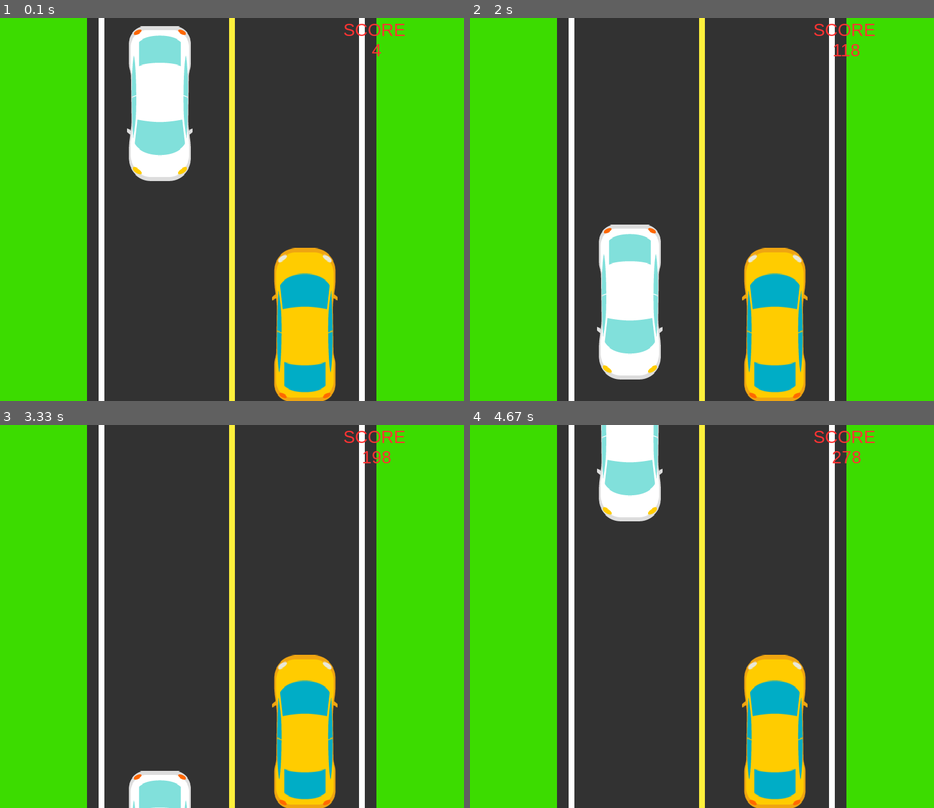
Above: before the commit, frames 1-4 (two rows, left to right).
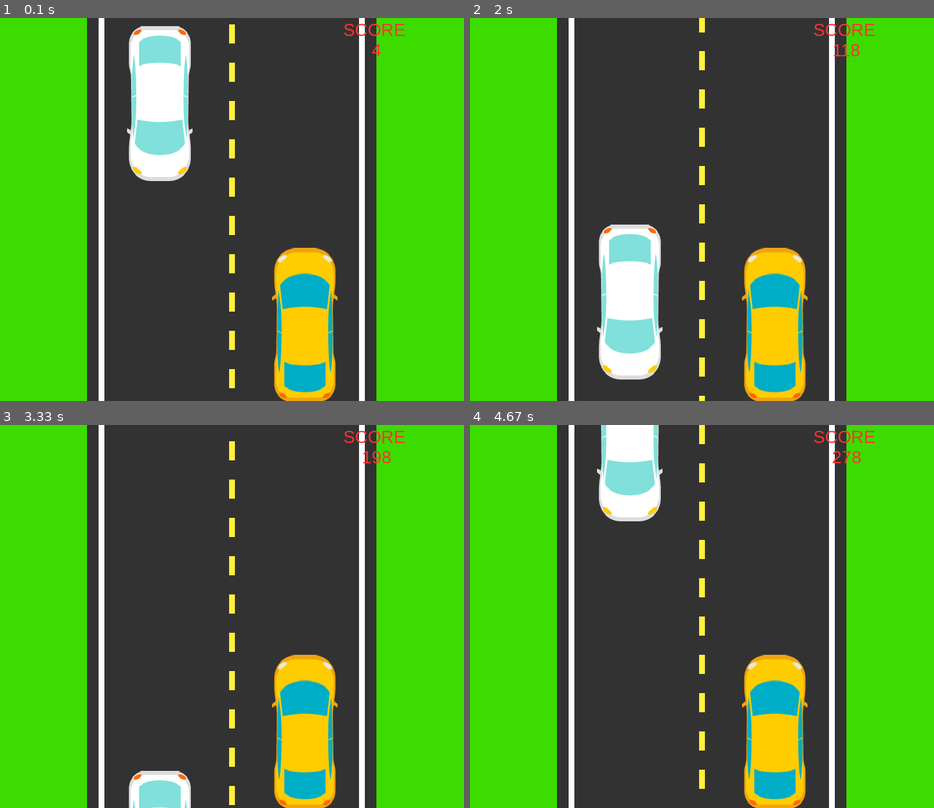
Above: after the commit, the same moments.

Repository: abidurrahman11/Pygame-Racing-Car
Game: pygame game, started from cargame.py
Two runs of this game, one before a commit and one after it. Both use one fixed random seed, a clock stepped at 60 frames per second and the inputs below.
Inputs:
- Up to frame 1 (0.1 s): no input
- Up to frame 2 (2 s): tap A at 0.33 s; hold Right 0.67-1.13 s; hold Right 1.17-1.63 s; hold Right from 1.67 s (still down)
- Up to frame 3 (3.33 s): release Right at 2.2 s; hold Right 2.23-2.63 s; hold Right 2.67-3.3 s
- Up to frame 4 (4.67 s): hold Right 3.33-3.8 s; hold Right 3.83-4.3 s; hold Right from 4.33 s (still down)

The runs differ from the first frame. In frame 1, 0.6% of the frame differs, in the area x 49-51%, y 0-100%; in frame 2, 0.6%; in frame 3, 0.6%; in frame 4, 0.6%.

Commit message:
added movement of yellow line

Diff:
--- a/cargame.py
+++ b/cargame.py
@@ -2,7 +2,9 @@
 import random
 from sys import exit as sys_exit
 
-# TO DO: Add sound effect, trees graphics
+# TODO: Add sound effect, trees graphics
+# TODO: Make the movement of the dashed line
+#       dependent on the speed of the car
 
 pygame.init()
 
@@ -10,7 +12,7 @@
 
 
 class Game:
-    FPS = 60
+    FPS = 60  # set also game speed, the higher the value the faster the game
 
     def __init__(self):
         self.SCREEN_WIDTH, self.SCREEN_HEIGHT = 800, 660
@@ -22,10 +24,16 @@
         self.car_lane = "R"
         self.car2_lane = "L"
 
+        self.GRASS_COLOR = (60, 220, 0)
+        self.DARK_ROAD_COLOR = (50, 50, 50)
+        self.YELLOW_LINE_COLOR = (255, 240, 60)
+        self.WHITE_LINE_COLOR = (255, 255, 255)
+
         self.score = 0
         self.level = 0
 
         self.CLOCK = pygame.time.Clock()
+        self.event_updater_counter = 0  # for moving dashed line on the road
 
         self.SCREEN = pygame.display.set_mode(
             (self.SCREEN_WIDTH, self.SCREEN_HEIGHT), pygame.RESIZABLE
@@ -76,6 +84,12 @@
     def main_loop(self):
         while True:
             self.event_loop()
+            self.event_updater_counter += 1
+
+            if (
+                self.event_updater_counter > 30
+            ):  # for dashed line it's sufficient to reset
+                self.event_updater_counter = 0
 
             if self.game_state == "GAME OVER":
                 self.game_over_draw()
@@ -84,7 +98,8 @@
                 pygame.display.update()
                 continue
 
-            # if score is greater than 5000 then move to a new level and increase the speed of enemy car
+            # if score is greater than 5000 then move
+            # to a new level and increase the speed of enemy car
             if self.score % 5000 == 0:
                 self.speed += 0.16
                 self.level += 1
@@ -95,9 +110,10 @@
                 self.speed * speed_factor
             )  # adding speed to change y-axis of car2_loc
 
-            # if car2 move & disappear then, changing the loaction of new car2
+            # if car2 move & disappear then, changing the location of new car2
             if self.car2_loc[1] > self.SCREEN_HEIGHT:
-                # using random integer from 0 to 1 to appear car in random order
+                # using random integer from 0 to 1
+                # to appear car in random order
                 if random.randint(0, 1) == 0:
                     self.car2_loc.center = self.right_lane, -200
                     self.car2_lane = "R"
@@ -110,7 +126,7 @@
                 self.car_crash_sound.play()
                 self.game_state = "GAME OVER"
 
-            self.draw()
+            self.draw(self.event_updater_counter)
             self.display_score()
 
             self.score += 1
@@ -164,7 +180,8 @@
                     ),
                 )
 
-                # Update car rectangle positions based on the updated lane positions
+                # Update car rectangle positions based
+                # on the updated lane positions
                 if self.car_lane == "R":
                     self.car_loc = self.car.get_rect(
                         center=(self.right_lane, self.SCREEN_HEIGHT * 0.8)
@@ -183,17 +200,22 @@
                         center=(self.left_lane, self.car2_loc.center[1])
                     )
 
-    def draw(self):
+    def draw(self, event_updater_counter):
         """
-        This is a function that draws the background of the game and is used to update the background when resized
+        This is a function that draws the background of the game and is
+        used to update the background when resized
+        For moving the yellow dashed line on the road, several rect are drawn
+        and then moved with the event_updater_counter variable.
+        Once the event_update_counter reaches 30, the rects are reset to their
+        original positions and the process is repeated.
         """
 
         # drawing the dark road on the center of green screen
-        self.SCREEN.fill((60, 220, 0))
+        self.SCREEN.fill(self.GRASS_COLOR)
 
         pygame.draw.rect(
             self.SCREEN,
-            (50, 50, 50),
+            self.DARK_ROAD_COLOR,
             (
                 self.SCREEN_WIDTH / 2 - self.road_w / 2,
                 0,
@@ -201,21 +223,38 @@
                 self.SCREEN_HEIGHT,
             ),
         )
-        # drawing a yellow line on the center side of road
-        pygame.draw.rect(
-            self.SCREEN,
-            (255, 240, 60),
+
+        # drawing the yellow dashed line on the center of dark road
+        num_yellow_lines = 11  # 10 + 1 moving in the borders of the screen
+        # event_updater_counter is used to move the yellow dashed line
+
+        line_positions = [
             (
                 self.SCREEN_WIDTH / 2 - self.roadmark_w / 2,
-                0,
+                # be careful changing this values, it may cause the lines
+                # to not be drawn correctly
+                int(
+                    -2 * self.SCREEN_HEIGHT / 20
+                    + 2 * self.SCREEN_HEIGHT / 20 * num_line
+                    + event_updater_counter / 15 * self.SCREEN_HEIGHT / 20
+                ),
                 self.roadmark_w,
-                self.SCREEN_HEIGHT,
-            ),
-        )
+                self.SCREEN_HEIGHT / 20,
+            )
+            for num_line in range(num_yellow_lines)
+        ]
+
+        for line_position in line_positions:
+            pygame.draw.rect(
+                self.SCREEN,
+                self.YELLOW_LINE_COLOR,
+                line_position,
+            )
+
         # drawing a white line on the left side of road
         pygame.draw.rect(
             self.SCREEN,
-            (255, 255, 255),
+            self.WHITE_LINE_COLOR,
             (
                 self.SCREEN_WIDTH / 2 - self.road_w / 2 + self.roadmark_w * 2,
                 0,
